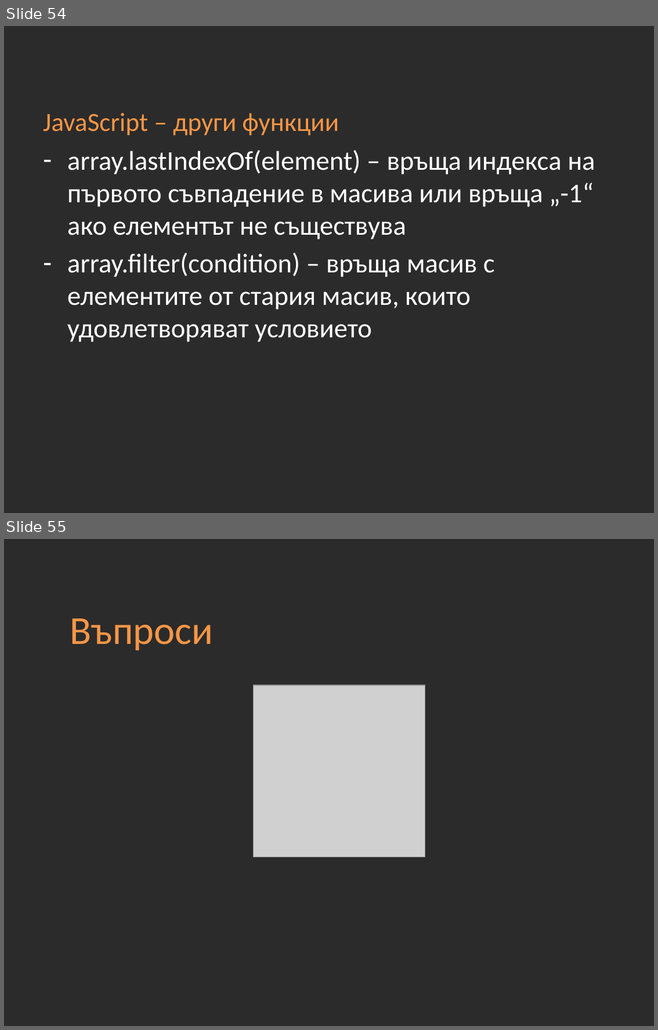
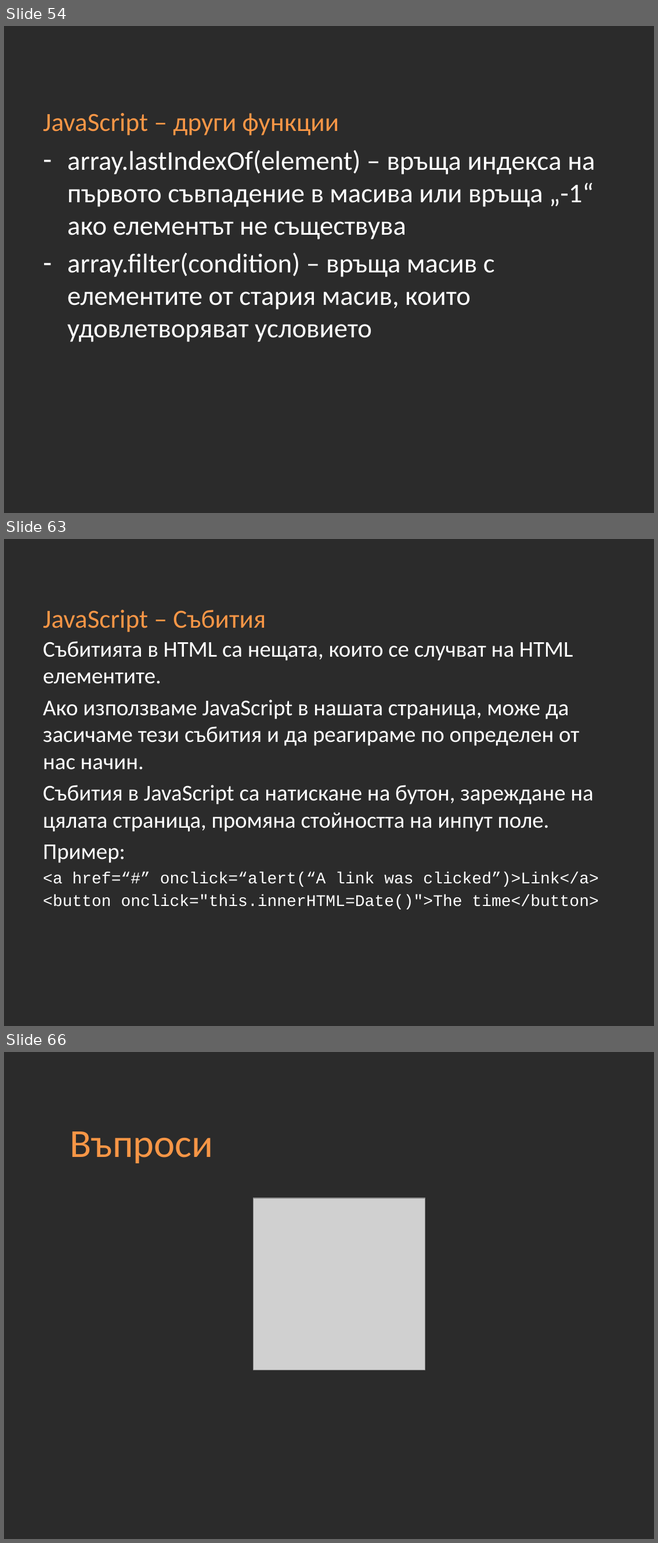
Before and after one commit to Academy-Soft-Intellect/Front-End-Course, a slide deck: 10-JavaScript-Basics.pptx. Shown one above the other, each under a label of ours: slides 54 and 55 before the commit, slides 54, 63 and 66 after it; the slides between them are not shown. The pictures are 658x1030 and 658x1543 pixels, drawn with LibreOffice and Linux fonts; fonts in the diff are those of the drawing; grey boxes stand for pictures; background and template pictures are left out; a plain dark background stands for a picture behind light text. Boxes give left, top, right and bottom in pixels: in the first picture for what was removed or moved away, otherwise in the second. Text is boxed around its words. In the diff, an @@ line names an element or a change of style, - is before the commit and + after.

```diff
--- a/10-JavaScript-Basics.pptx
+++ b/10-JavaScript-Basics.pptx
@@ slide 63 added at (x1=4, y1=539, x2=654, y2=1026), background picture (left out) @@
@@ title added at (x1=43, y1=610, x2=266, y2=632), 29 pt, text #F79646 @@
+JavaScript – Събития
@@ text added at (x1=43, y1=641, x2=598, y2=910), 25 pt, text #FFFFFF @@
+Събитията в HTML са нещата, които се случват на HTML елементите.
+Ако използваме JavaScript в нашата страница, може да засичаме тези събития и да реагираме по определен от нас начин.
+Събития в JavaScript са натискане на бутон, зареждане на цялата страница, промяна стойността на инпут поле.
+Пример:
+<a href=“#” onclick=“alert(“A link was clicked”)>Link</a>
+<button onclick="this.innerHTML=Date()">The time</button>
@@ what was slide 55 is now slide 66 @@
```
Also in this commit, not shown: 5 slides changed, 10 other slides added.
